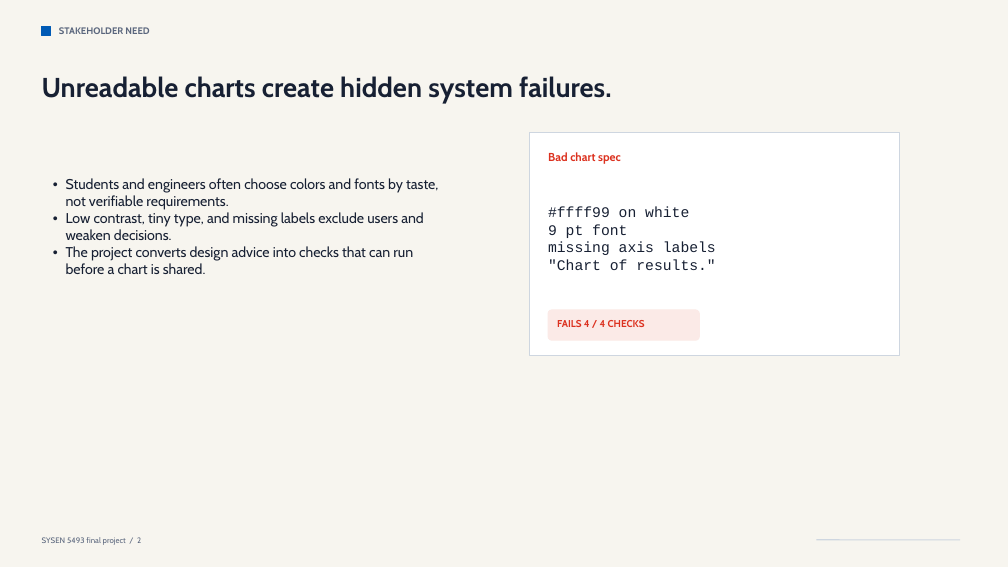
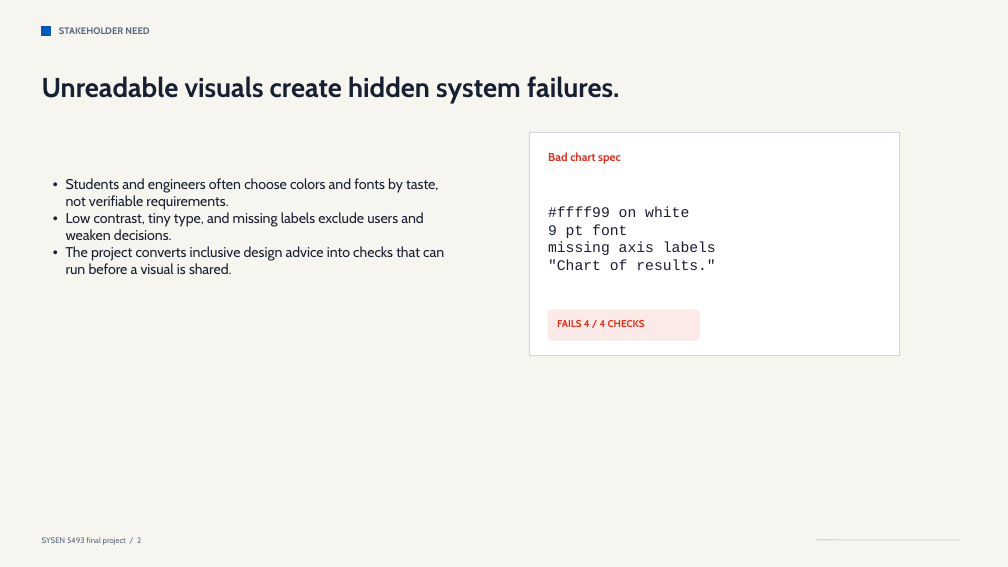
Before and after one commit to JiayiG-design/sysen5493-final, a slide deck: slide 2 of presentation/ChartAccess_Audit_SYSEN5493_Final.pptx. Drawn at 1008x567 pixels with LibreOffice and Linux fonts; fonts in the diff are those of the drawing. Boxes give left, top, right and bottom in pixels: in the first picture for what was removed or moved away, otherwise in the second. Text is boxed around its words. In the diff, an @@ line names an element or a change of style, - is before the commit and + after.

Commit message:
feat(examples): audit real thesis and poster visuals

```diff
--- a/presentation/ChartAccess_Audit_SYSEN5493_Final.pptx
+++ b/presentation/ChartAccess_Audit_SYSEN5493_Final.pptx
@@ text at bbox=[42, 76, 619, 103]: text changed @@
-Unreadable charts create hidden system failures.
+Unreadable visuals create hidden system failures.
@@ text at bbox=[66, 246, 444, 274]: text changed @@
-• The project converts design advice into checks that can run before a chart is shared.
+• The project converts inclusive design advice into checks that can run before a visual is shared.
```
Also in this commit, not shown: 4 other slides changed, 1 slide added, 1 slide removed, 6 other files.
